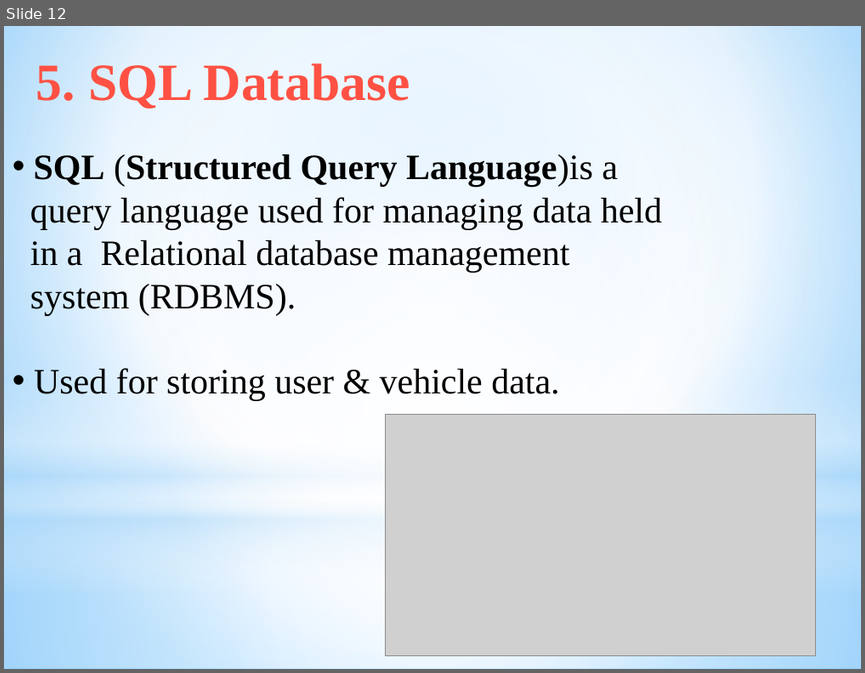
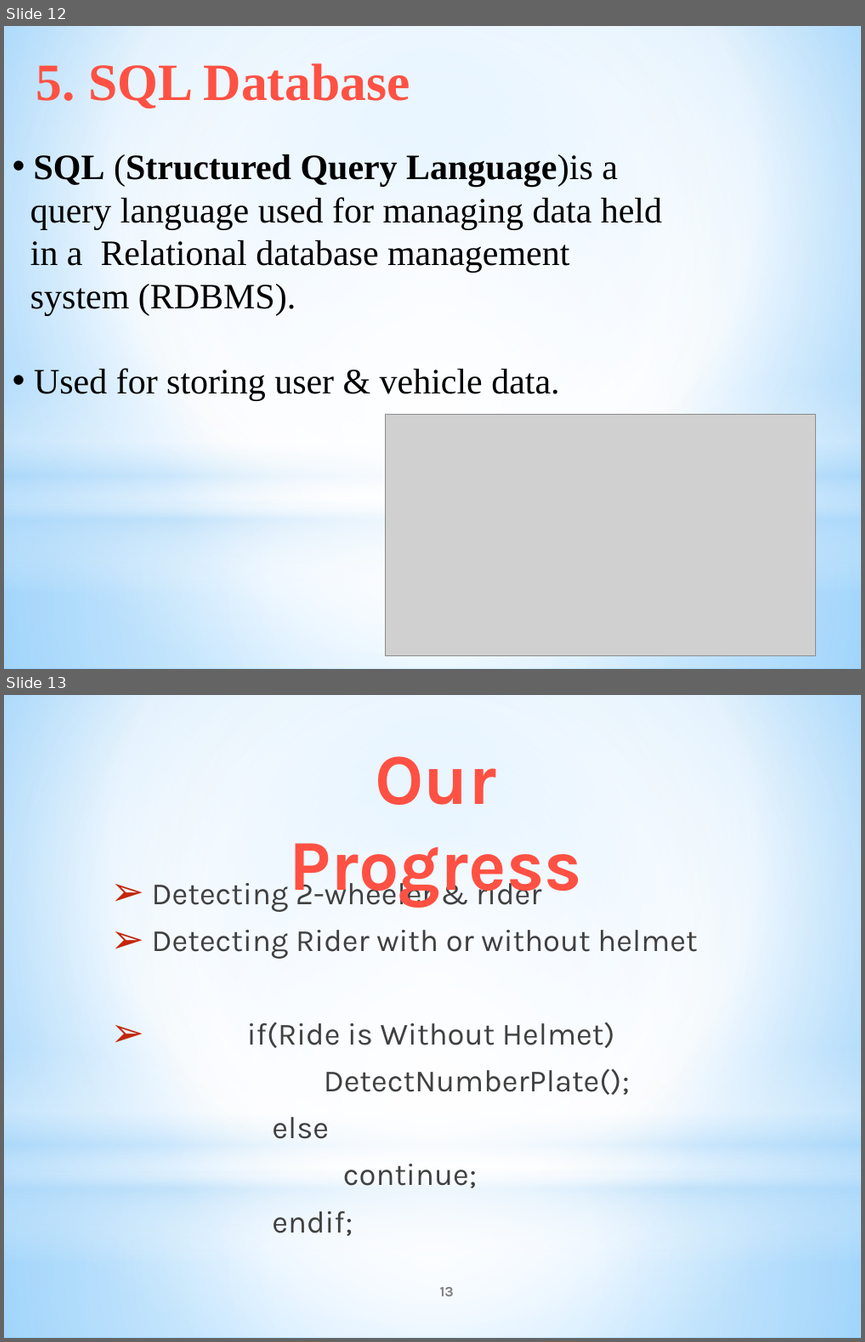
Before and after one commit to dikshant097/machine-learnng-helmmet-detection, a slide deck: Helmet Detection.pptx. Shown one above the other, each under a label of ours: slide 12 before the commit, slides 12 and 13 after it. The pictures are 865x673 and 865x1342 pixels, drawn with LibreOffice and Linux fonts; fonts in the diff are those of the drawing; grey boxes stand for pictures. Boxes give left, top, right and bottom in pixels: in the first picture for what was removed or moved away, otherwise in the second. Text is boxed around its words. In the diff, an @@ line names an element or a change of style, - is before the commit and + after.

```diff
--- a/Helmet Detection.pptx
+++ b/Helmet Detection.pptx
@@ slide 13 added at [4,695,861,1338], background gradient #9ED5FF to #FFFFFF to #5BB9FF; not listed: 4 template elements that a slide beside it also shows @@
@@ text added at [289,756,581,907], 60 pt, text gradient #8A1300 to #FF5244 to #FFF0F0, bold @@
+Our Progress
@@ text added at [152,876,697,1236], 26 pt, text #404040 @@
+➢ Detecting 2-wheeler & rider
+➢ Detecting Rider with or without helmet
+➢ if(Ride is Without Helmet)
+DetectNumberPlate();
+else
+continue;
+endif;
@@ page number added at [440,1287,454,1296], 12 pt, text #808080, bold @@
+13
```
Also in this commit, not shown: 2 slides changed, 2 other slides added, 17 other files.
